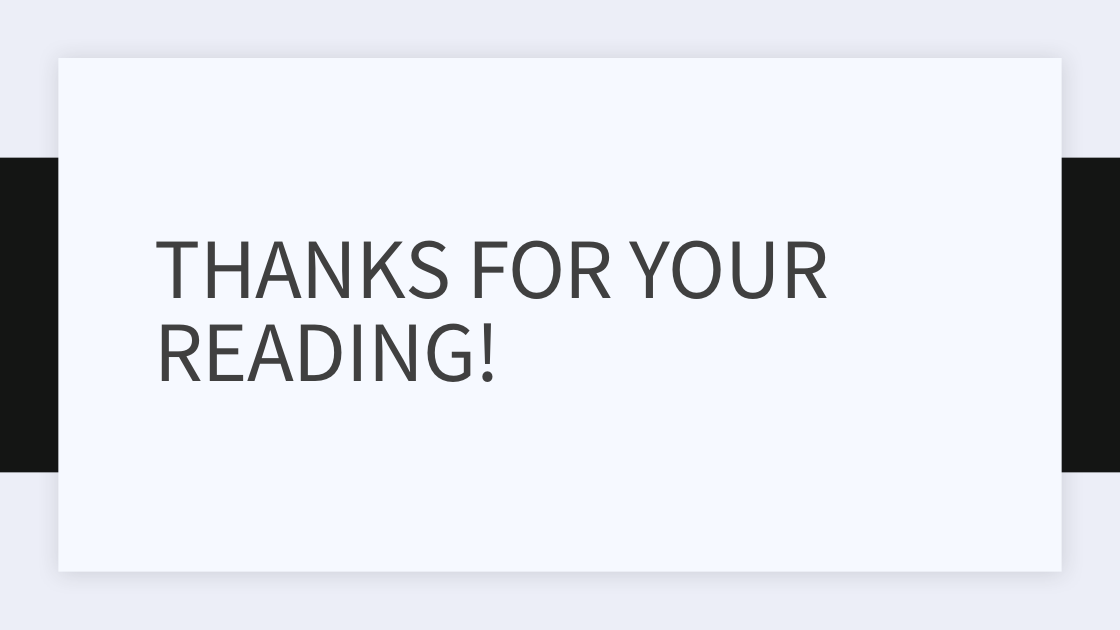
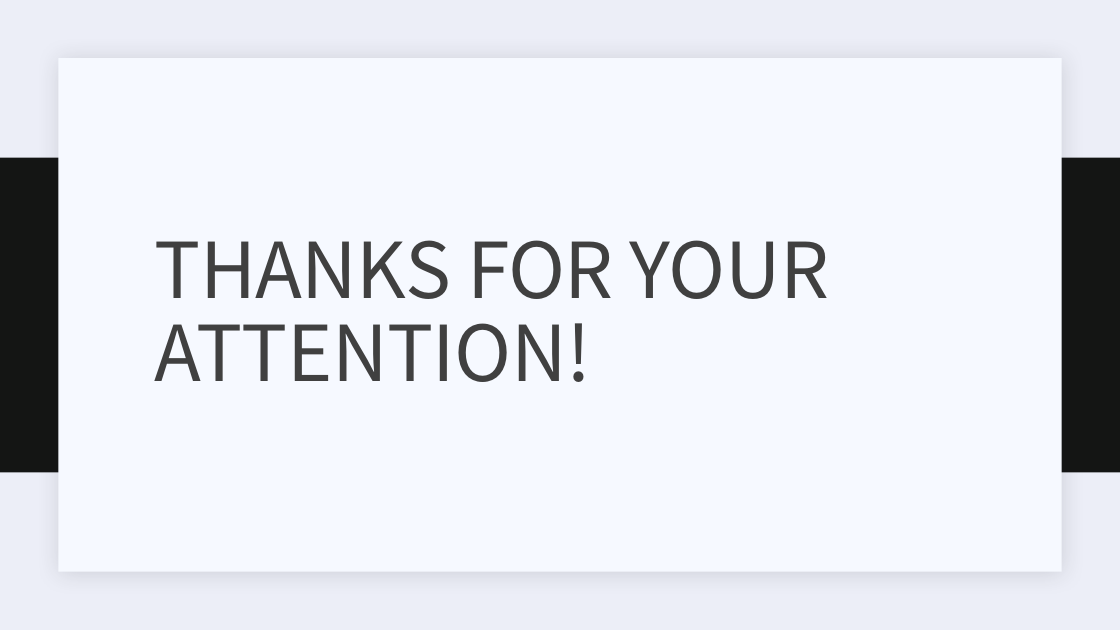
Before and after one commit to msm216/bicycle-annotator, a slide deck: slide 15 of presentation.pptx (slide 16 before the commit). Drawn at 1120x630 pixels with LibreOffice and Linux fonts; fonts in the diff are those of the drawing. Boxes give left, top, right and bottom in pixels: in the first picture for what was removed or moved away, otherwise in the second. Text is boxed around its words. In the diff, an @@ line names an element or a change of style, - is before the commit and + after.

```diff
--- a/presentation.pptx
+++ b/presentation.pptx
@@ text at box(155, 240, 829, 382): text changed @@
-THANKS FOR YOUR READING!
+THANKS FOR YOUR ATTENTION!
```
Also in this commit, not shown: 6 other slides changed, 1 slide added, 2 slides removed, 2 other files.
